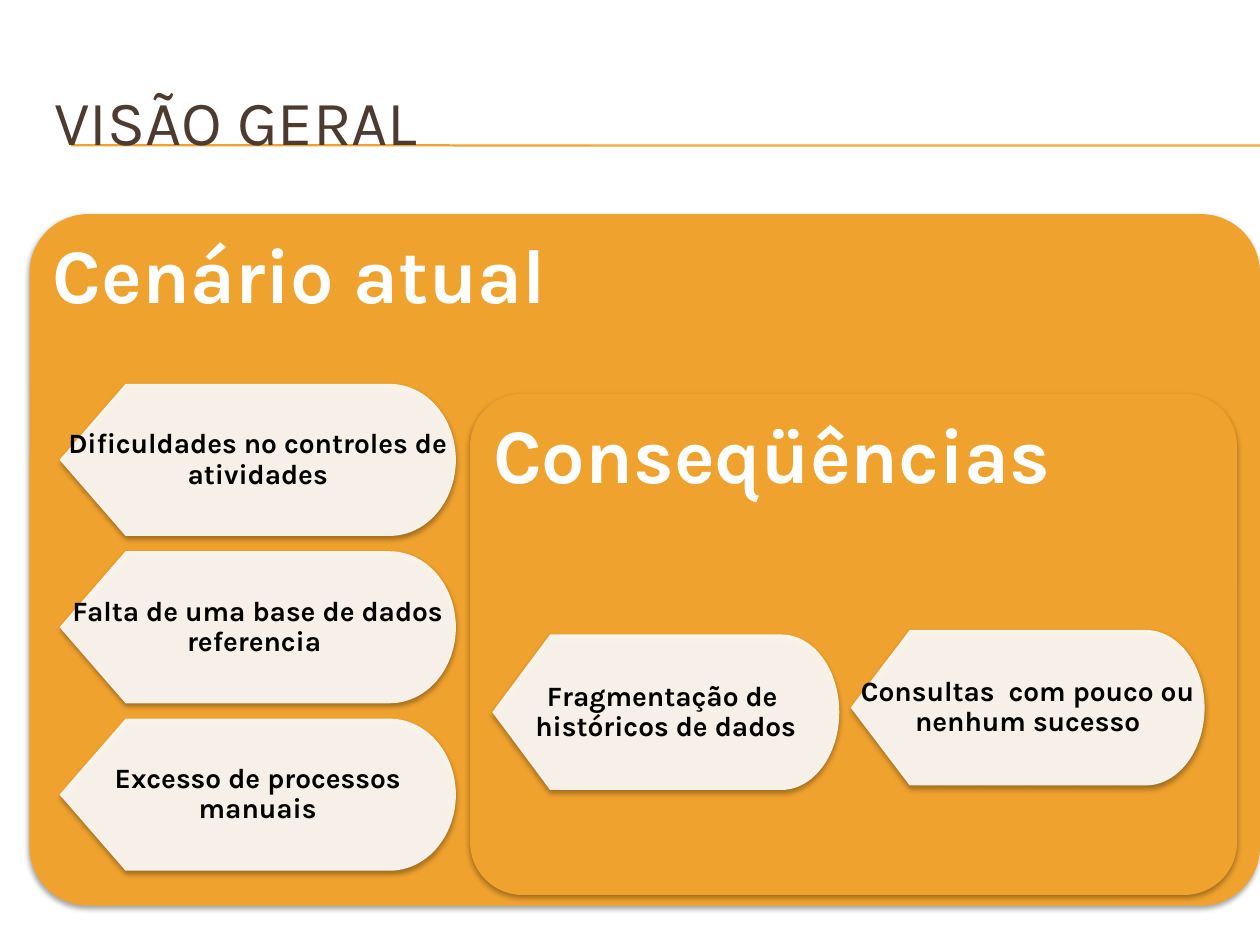
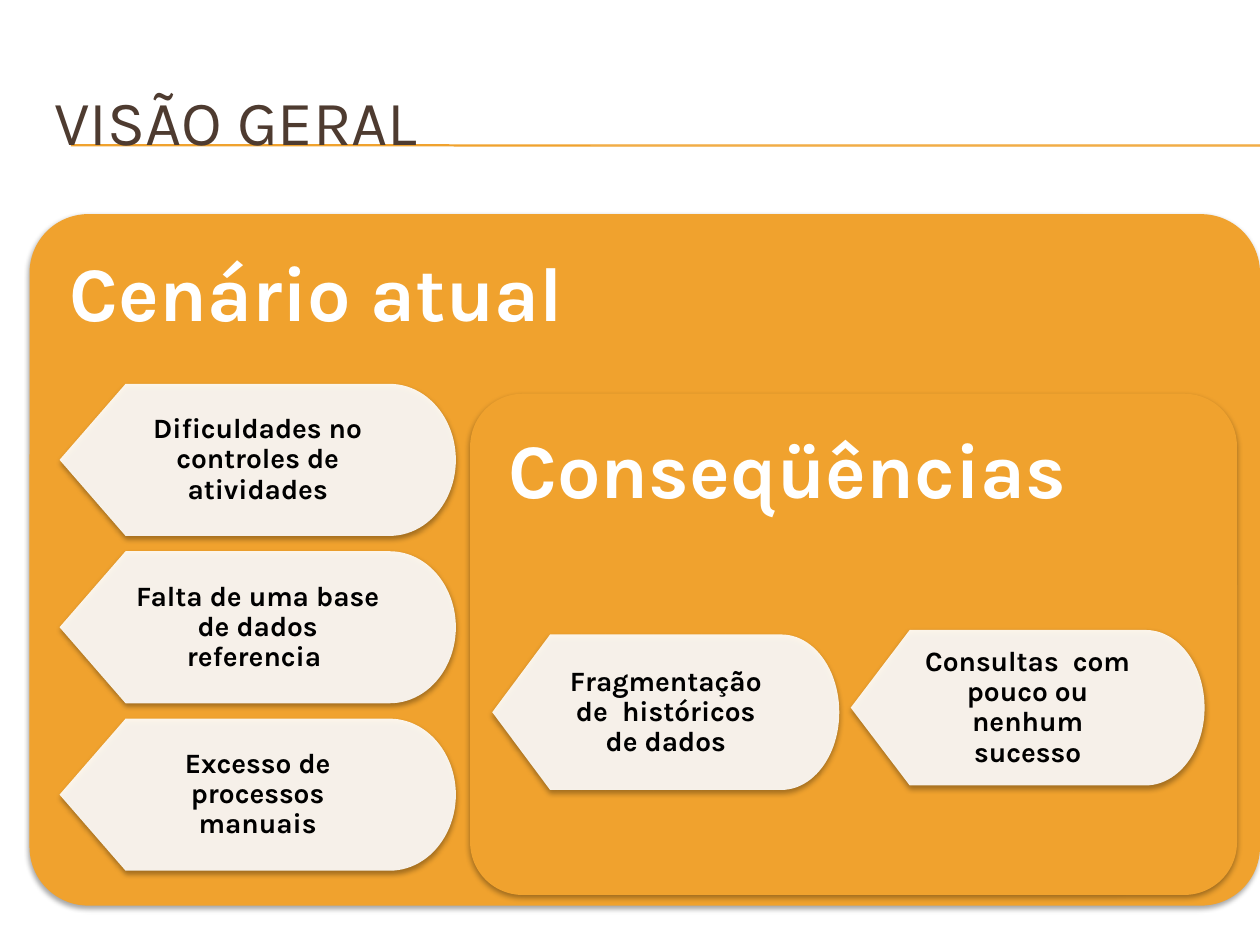
Before and after one commit to Neimarmg/Open_source, a slide deck: slide 4 of SAS/Planejamento/Docs/#3 - Apresentação do projeto.pptx. Drawn at 1260x945 pixels with LibreOffice and Linux fonts; fonts in the diff are those of the drawing; background and template pictures are left out. Boxes give left, top, right and bottom in pixels: in the first picture for what was removed or moved away, otherwise in the second. Text is boxed around its words. In the diff, an @@ line names an element or a change of style, - is before the commit and + after.

```diff
--- a/SAS/Planejamento/Docs/#3 - Apresentação do projeto.pptx
+++ b/SAS/Planejamento/Docs/#3 - Apresentação do projeto.pptx
@@ text "Cenário atual": place and size @@
-text "Cenário atual" at [53,242,546,304]
+text "Cenário atual" at [70,260,563,322]
@@ text "Dificuldades no controles de atividades" rewrapped from [68,428,447,485] to [153,418,362,500] @@
@@ text "Conseqüências": place and size @@
-text "Conseqüências" at [493,425,1050,501]
+text "Conseqüências" at [509,440,1066,516]
@@ text "Falta de uma base de ..." rewrapped from [72,595,443,652] to [136,586,379,667] @@
@@ text "Fragmentação de históricos de dados" rewrapped from [535,686,796,737] to [570,671,762,752] @@
@@ text "Consultas com pouco ou nenhum ..." rewrapped from [861,676,1194,732] to [925,651,1130,763] @@
@@ text "Excesso de processos manuais" rewrapped from [115,768,400,819] to [185,753,331,834] @@
```
Also in this commit, not shown: 5 other slides changed, 1 slide added.
